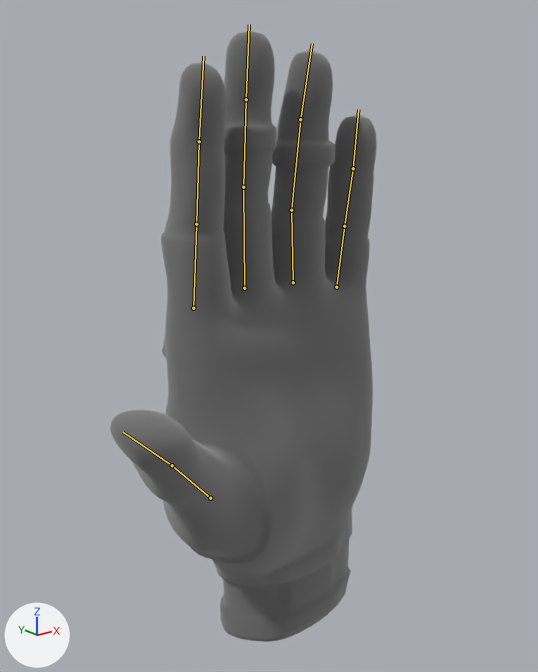
An edit to the Blender file Model/VR Hand/VRHands.blend, drawn before and after from the same camera.
Both versions are drawn from a 50 mm lens placed at (-2.26, -2.78, 2.68), pointed at (-0.23, -0.25, 1.67). Lighting does not change. The marker at lower left points along +X, +Y and +Z. The bones that change are drawn over the model as lines.

The first picture shows 'Left.StylizedHandVariation03'.
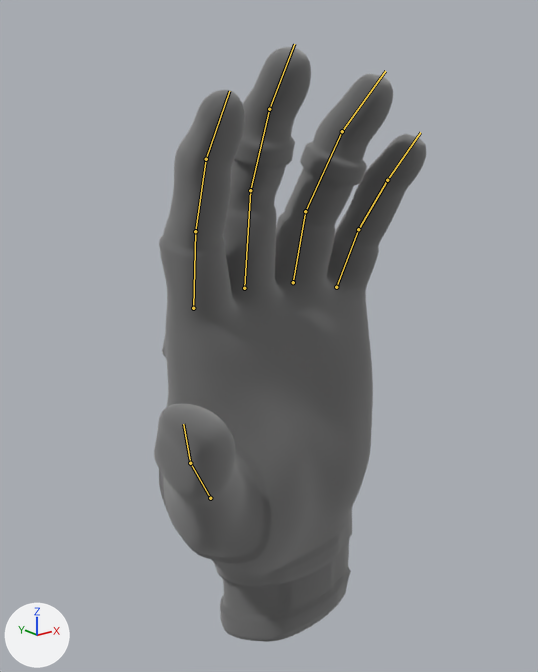
The newer file adds an action. The first version stands in its rest pose; the second is drawn at frame 0 of the action 'Hold'.

Where the change shows, as pixel boxes [x1, y1, x2, y2] in the pictures (538 x 672 px):
'Left.StylizedHandVariation03', posed: before [110, 30, 377, 642]; after [154, 47, 426, 642]
bone 'Left.ProximalThumb', root to tip: before (210, 498) to (172, 465); after (210, 498) to (190, 463)
bone 'Left.DistalThumb', root to tip: before (172, 465) to (123, 432); after (190, 463) to (183, 424)
bone 'Left.ProximalIndex', root to tip: before (193, 308) to (196, 224); after (193, 308) to (195, 231)
bone 'Left.IntermediateIndex', root to tip: before (196, 224) to (199, 141); after (195, 231) to (206, 159)
bone 'Left.DistalIndex', root to tip: before (199, 141) to (203, 56); after (206, 159) to (229, 91)
bone 'Left.ProximalMiddle', root to tip: before (244, 288) to (243, 187); after (244, 288) to (250, 190)
bone 'Left.IntermediateMiddle', root to tip: before (243, 187) to (246, 99); after (250, 190) to (269, 109)
bone 'Left.DistalMiddle', root to tip: before (246, 99) to (249, 24); after (269, 109) to (294, 44)
bone 'Left.ProximalRing', root to tip: before (293, 282) to (291, 210); after (293, 282) to (305, 211)
bone 'Left.IntermediateRing', root to tip: before (291, 210) to (300, 119); after (305, 211) to (342, 131)
bone 'Left.DistalRing', root to tip: before (300, 119) to (312, 43); after (342, 131) to (385, 71)
bone 'Left.ProximalPink', root to tip: before (336, 287) to (344, 226); after (336, 287) to (358, 229)
bone 'Left.IntermediatePink', root to tip: before (344, 226) to (353, 168); after (358, 229) to (387, 180)
bone 'Left.DistalPink', root to tip: before (353, 168) to (358, 109); after (387, 180) to (420, 132)

The change in detail:
Bone 'Left.ProximalThumb' (bone_left_proximalthumb) turns from (0, 0, 0) to (-2, 5, -9) degrees about its own x, y and z.
Bone 'Left.DistalThumb' (bone_left_distalthumb) turns from (0, 0, 0) to (-3, 2, -9) degrees about its own x, y and z.
Bone 'Left.ProximalIndex' (bone_left_proximalindex) turns from (0, 0, 0) to (10, 1, 7) degrees about its own x, y and z.
Bone 'Left.IntermediateIndex' (bone_left_intermediateindex) turns from (0, 0, 0) to (10, 0, 0) degrees about its own x, y and z.
Bone 'Left.DistalIndex' (bone_left_distalindex) turns from (0, 0, 0) to (10, 0, -1) degrees about its own x, y and z.
Bone 'Left.ProximalMiddle' (bone_left_proximalmiddle) turns from (0, 0, 0) to (10, 0, 3) degrees about its own x, y and z.
Bone 'Left.IntermediateMiddle' (bone_left_intermediatemiddle) turns from (0, 0, 0) to (10, 0, 0) degrees about its own x, y and z.
Bone 'Left.DistalMiddle' (bone_left_distalmiddle) turns from (0, 0, 0) to (10, 0, -1) degrees about its own x, y and z.
Bone 'Left.ProximalRing' (bone_left_proximalring) turns from (0, 0, 0) to (10, 0, -5) degrees about its own x, y and z.
Bone 'Left.IntermediateRing' (bone_left_intermediatering) turns from (0, 0, 0) to (10, 0, 0) degrees about its own x, y and z.
Bone 'Left.DistalRing' (bone_left_distalring) turns from (0, 0, 0) to (10, 0, 1) degrees about its own x, y and z.
Bone 'Left.ProximalPink' (bone_left_proximalpink) turns from (0, 0, 0) to (11, 0, -7) degrees about its own x, y and z.
Bone 'Left.IntermediatePink' (bone_left_intermediatepink) turns from (0, 0, 0) to (10, 0, 0) degrees about its own x, y and z.
Bone 'Left.DistalPink' (bone_left_distalpink) turns from (0, 0, 0) to (10, 0, 0) degrees about its own x, y and z.
